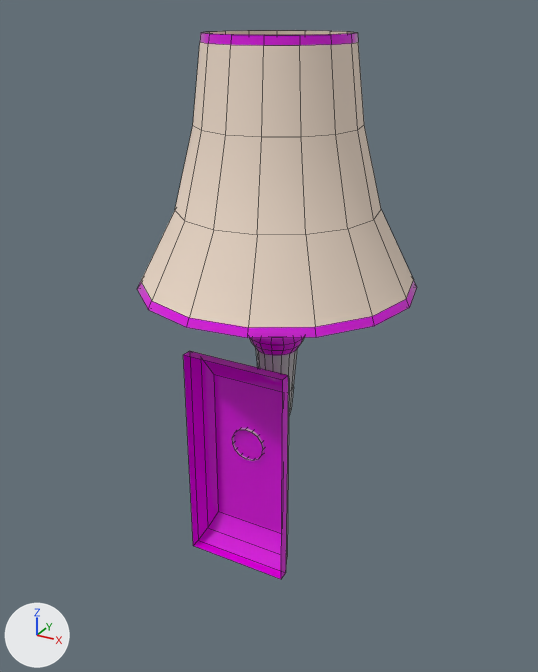
One commit to the FBX model WelcomeToWonderland/Assets/Artwork/CinemaRoom/WW_CinemaLamp_Prop.fbx: the scene before it, then after it.
Before and after are seen from a 50 mm lens placed at (0.411, -0.771, 0.344), pointed at (0.007, -0.037, -0.024). The axes (+X, +Y, +Z) are drawn at lower left. The lights are the same throughout. Mesh edges are drawn as thin lines. Where no turn or scale is listed for an object, it has been applied to the vertices.

The older version as bpy lines, for what is in view:
```python
me_mesh = bpy.data.meshes.new('Mesh')
me_mesh.from_pydata(...)  # 150 vertices, 150 faces; spans x -7.669..-7.329, y -0.237..0.104, z 0.081..0.369
# faces by material slot: [90, 60]
me_mesh.materials.append(mat_blinn2)  # white #f1ddcc
me_mesh.materials.append(mat_purple_light_matte_mat)  # pink #de00de
me_mesh_001 = bpy.data.meshes.new('Mesh.001')
me_mesh_001.from_pydata(...)  # 16 vertices, 13 faces; spans x -7.568..-7.434, y -0.178..-0.141, z -0.271..0.013
me_mesh_001.materials.append(mat_purple_light_matte_mat)  # pink #de00de
me_mesh_002 = bpy.data.meshes.new('Mesh.002')
me_mesh_002.from_pydata(...)  # 166 vertices, 165 faces; spans x -7.537..-7.464, y -0.145..-0.03, z -0.134..0.268
# faces by material slot: [105, 60]
me_mesh_002.materials.append(mat_grey_light_matte_mat)  # grey #bcbcbc
me_mesh_002.materials.append(mat_purple_light_matte_mat)  # pink #de00de
ob_lampholder = bpy.data.objects.new('LampHolder', me_mesh_002)
ob_lampholder.location = (7.499, 0.067, -0.049)
ob_lightshade = bpy.data.objects.new('LightShade', me_mesh)
ob_lightshade.location = (7.499, 0.067, -0.049)
ob_wallplate = bpy.data.objects.new('WallPlate', me_mesh_001)
ob_wallplate.location = (7.499, 0.067, -0.049)
```
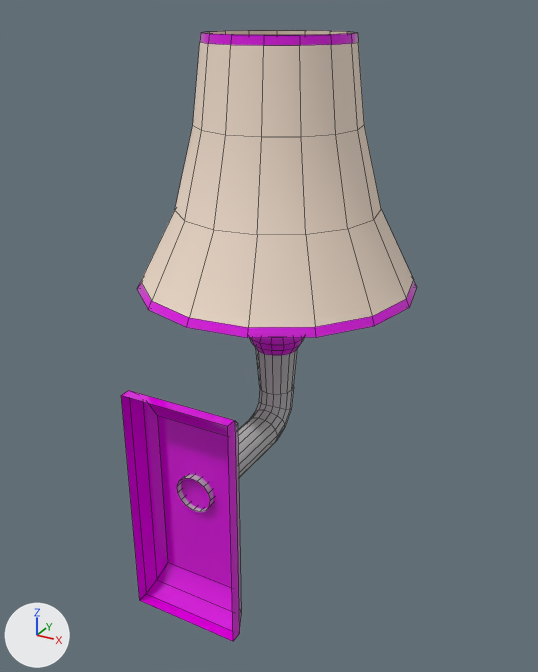
The newer file is also turned or shifted as a whole; pictures and numbers use the older file's frame.

Changed parts and their boxes (x1, y1, x2, y2) in the pictures (538 x 672 px; the box of a moved part takes in the faces that stretch with it):
'WallPlate', mesh moved
    before: (183, 351, 289, 579)
    after: (121, 391, 241, 642)
'LampHolder', reshaped
    before: (232, 337, 304, 461)
    after: (177, 337, 304, 512)
part 1 of me_mesh_002, moved or reshaped
    before: (232, 428, 264, 461)
    after: (177, 418, 277, 512)

What the commit changed:
me_mesh_001 has 16 vertices, 13 faces and spans x -7.568..-7.434, y -0.178..-0.141, z -0.271..0.013.
me_mesh_001 is used by ob_wallplate; location (7.499, 0.067, -0.049).
me_mesh_001 part 2: the whole mesh is moved by (0.0, -0.116, 0.0).
me_mesh_002 has 166 vertices, 165 faces and spans x -7.537..-7.464, y -0.145..-0.03, z -0.134..0.268.
me_mesh_002 is used by ob_lampholder; location (7.499, 0.067, -0.049).
me_mesh_002 part 1: all 15 vertices in x -7.523..-7.478, y -0.145..-0.143, z -0.134..-0.089 are moved by (0.0, -0.121, 0.0).
